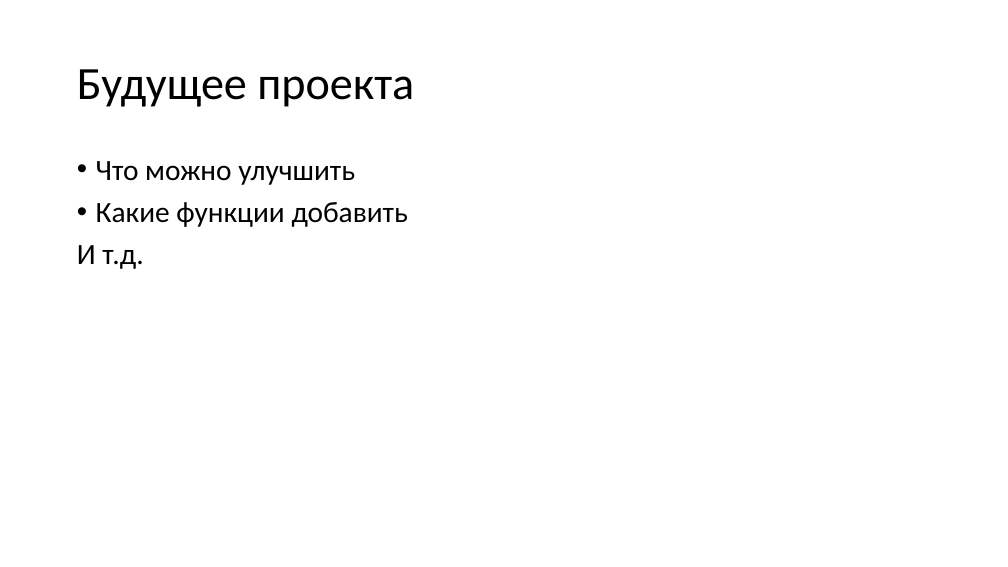
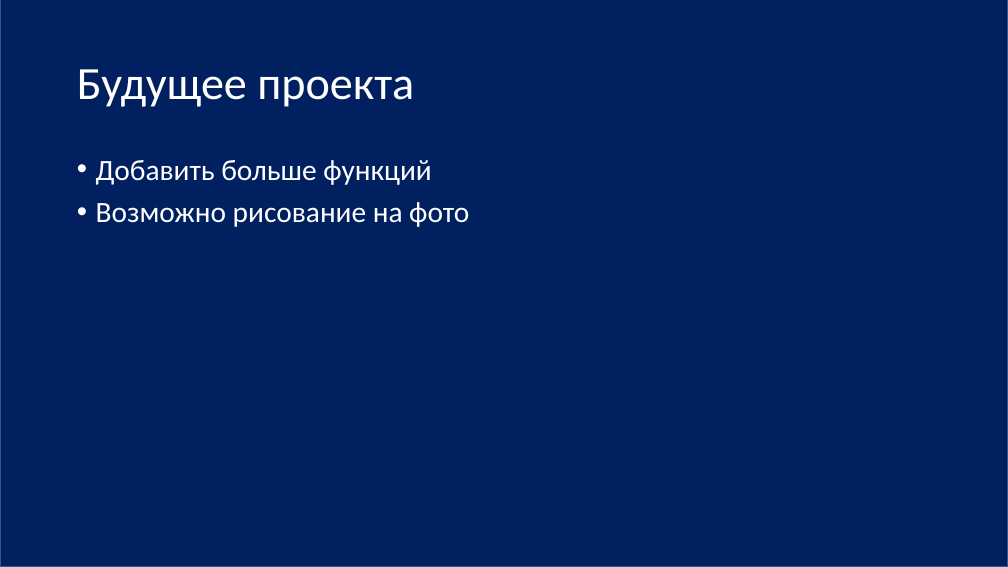
Before and after one commit to truly-a-moth/photozhop, a slide deck: slide 6 of ПРОЕКТ ПИТОН.pptx (slide 8 before the commit). Drawn at 1008x567 pixels with LibreOffice and Linux fonts; fonts in the diff are those of the drawing. Boxes give left, top, right and bottom in pixels: in the first picture for what was removed or moved away, otherwise in the second. Text is boxed around its words. In the diff, an @@ line names an element or a change of style, - is before the commit and + after.

```diff
--- a/ПРОЕКТ ПИТОН.pptx
+++ b/ПРОЕКТ ПИТОН.pptx
@@ rectangle added at <box>0,0,1008,567</box>, fill #002060, outline #325491 1 pt @@
@@ title "Будущее проекта" at <box>77,69,414,107</box>: text colour #000000 to #FFFFFF @@
@@ text at <box>96,160,469,227</box>: text changed; text colour #000000 to #FFFFFF @@
-• Что можно улучшить
-• Какие функции добавить
-И т.д.
+• Добавить больше функций
+• Возможно рисование на фото
```
Also in this commit, not shown: 6 other slides changed, 2 slides removed.
